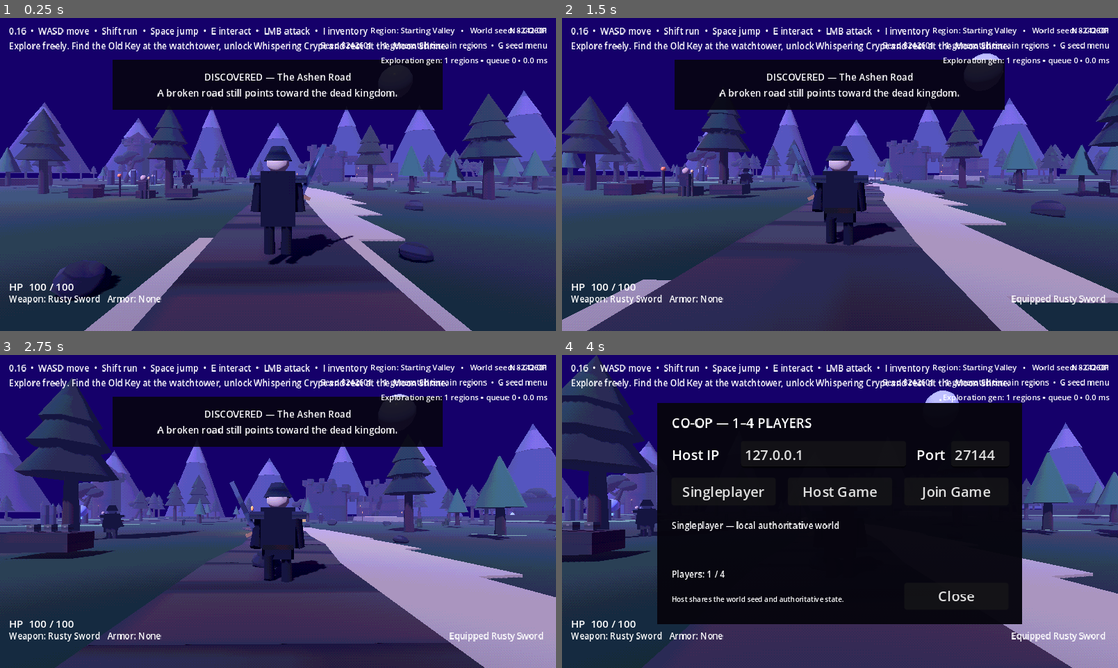
Above: before the commit, frames 1-4 (two rows, left to right).
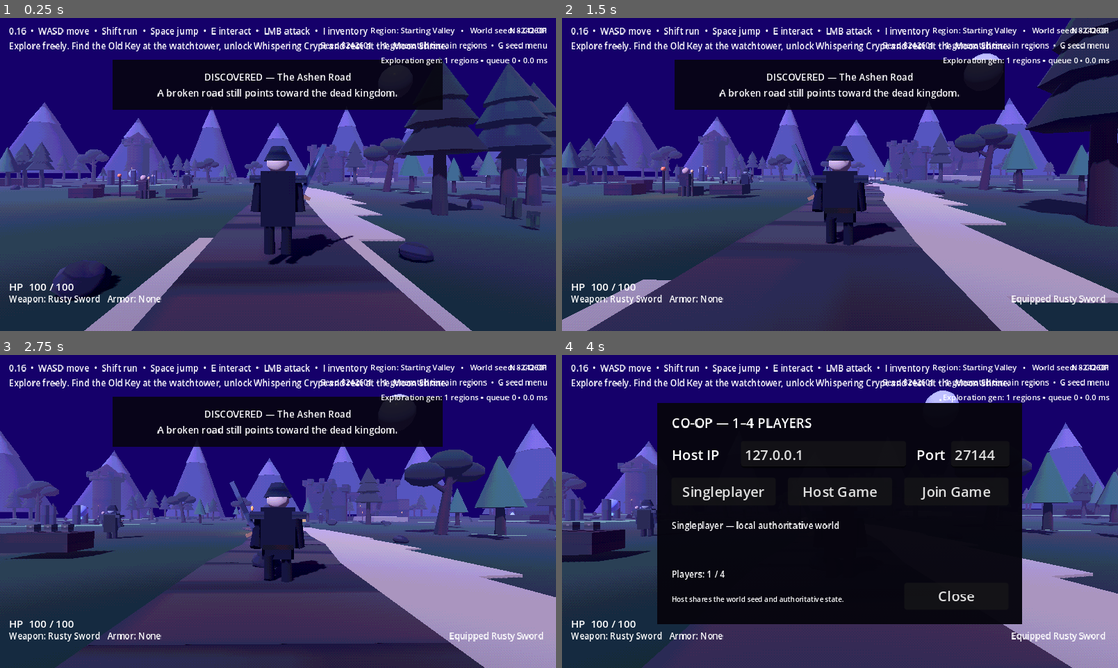
Above: after the commit, the same moments.

Repository: jasonjllind-cpu/aispel
Game: Godot game, scene res://main.tscn
Two runs of this game, one before a commit and one after it. Both use one fixed random seed, a clock stepped at 60 frames per second and the inputs below.
Inputs (mouse positions are in pixels of both pictures, inside the frame that each line leads up to):
- Up to frame 1 (0.25 s): no input
- Up to frame 2 (1.5 s): tap Enter at 0.5 s; move the mouse to (867, 174) at 0.52 s; press the mouse at (867, 174) at 0.53 s; hold W (move_forward) from 0.53 s (still down); tap Space (jump) at 0.77 s; move the mouse to (812, 174) at 1.27 s; release the mouse at (812, 174) at 1.28 s; tap R (equip_next) at 1.35 s
- Up to frame 3 (2.75 s): keep holding W (move_forward); tap Space (jump) at 1.52 s; move the mouse to (289, 505) at 2.02 s; hold E (interact) from 2.03 s (still down)
- Up to frame 4 (4 s): keep holding W (move_forward); move the mouse to (834, 517) at 2.77 s; release E (interact) at 2.78 s; tap Shift (sprint) at 2.85 s; tap Space (jump) at 3.02, 3.77 s; move the mouse to (878, 514) at 3.52 s; tap N at 3.6 s

The runs differ from the first frame. In frame 1, 11% of the frame differs, in the area x 0-100%, y 12-68%; in frame 2, 11%, in the area x 0-100%, y 0-67%; in frame 3, 8.5%; in frame 4, 5.5%.

Commit message:
Make visible scenery depend on world seed

Diff:
--- a/scripts/world.gd
+++ b/scripts/world.gd
@@ -67,6 +67,12 @@
 	moon.position = Vector3(58, 48, -92)
 	moon.material_override = _mat(Color("dbe1ff"), 0.15)
 	add_child(moon)
+
+func _seed_for(scope_id: String) -> int:
+	var world_state := get_node_or_null("/root/WorldState")
+	if world_state != null and world_state.has_method("stable_seed"):
+		return int(world_state.call("stable_seed", "legacy:%s" % scope_id))
+	return int(("8242601:legacy:%s" % scope_id).hash() & 0x7fffffff)
 
 func _mat(color: Color, rough: float = 1.0, texture: Texture2D = null) -> StandardMaterial3D:
 	var material := StandardMaterial3D.new()
@@ -255,7 +261,7 @@
 
 func _build_forest() -> void:
 	var rng := RandomNumberGenerator.new()
-	rng.seed = 82426
+	rng.seed = _seed_for("forest")
 	for i in range(125):
 		var p := Vector3(rng.randf_range(-100, 100), 0, rng.randf_range(-100, 100))
 		if abs(p.x) < 7.0 and p.z > -95.0 and p.z < 30.0:
@@ -295,7 +301,7 @@
 
 func _build_ground_details() -> void:
 	var rng := RandomNumberGenerator.new()
-	rng.seed = 1905
+	rng.seed = _seed_for("ground_details")
 	for i in range(70):
 		var pos := Vector3(rng.randf_range(-92, 92), 0.11, rng.randf_range(-92, 92))
 		if abs(pos.x) < 4.0 and pos.z > -92.0 and pos.z < 25.0:
